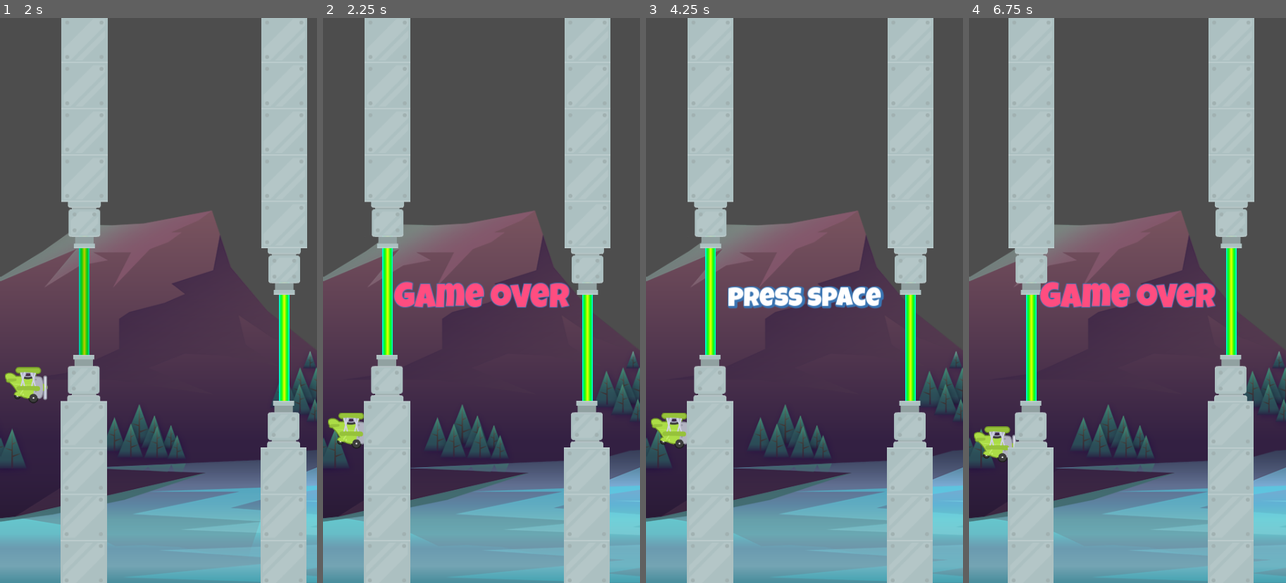
Above: before the commit, frames 1-4 (left to right).
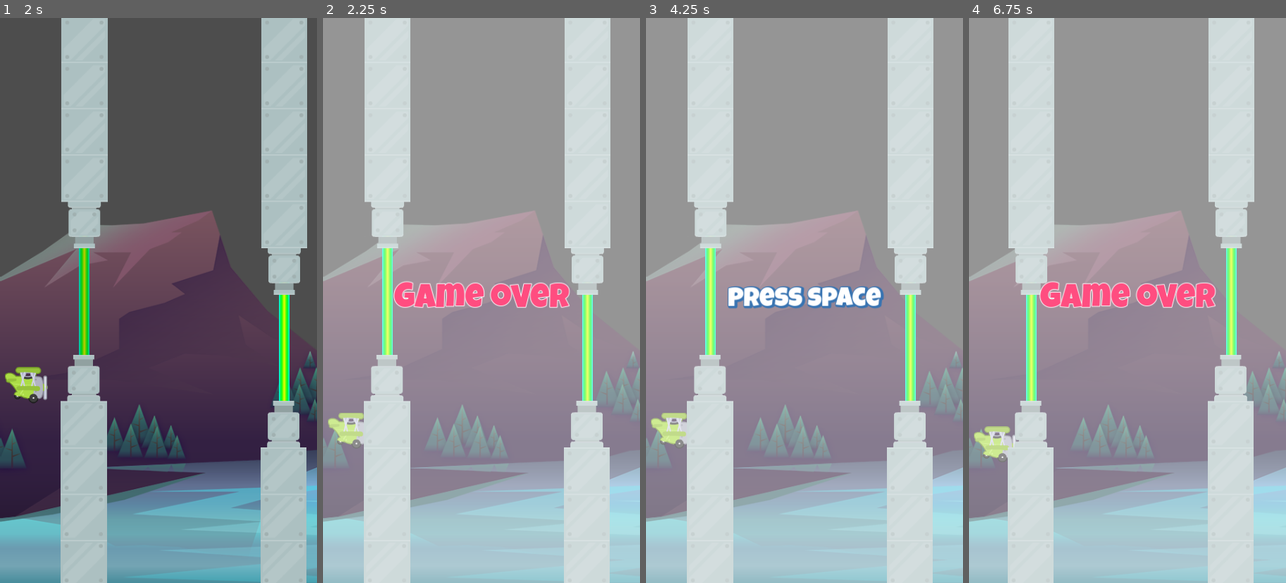
Above: after the commit, the same moments.

Repository: Danielle-Luz/Plane-game
Game: Godot game, scene res://scenes/game/game.tscn
Same seed, same stepped clock (60 frames per second), same inputs: the game is played once before the commit and once after it.
Inputs:
- Up to frame 1 (2 s): tap Enter (ui_accept) at 0.5, 0.77, 1.52 s; hold Up (ui_up) from 0.53 s (still down)
- Up to frame 2 (2.25 s): release Up (ui_up) at 2.03 s
- Up to frame 3 (4.25 s): tap Enter (ui_accept) at 2.75, 3.02, 3.5, 3.77 s; hold Up (ui_up) from 2.78 s (still down)
- Up to frame 4 (6.75 s): tap Space at 4.25 s; release Up (ui_up) at 4.28 s; tap Enter (ui_accept) at 4.52, 6.02 s; hold Up (ui_up) 5.03-5.78 s

Frame 1 is identical in both runs. In frame 2, 99% of the frame differs, in the area x 0-100%, y 0-100%; in frame 3, 98%; in frame 4, 99%.

Commit message:
feat: added white background in game over screen

Diff:
--- a/scenes/game over/game_over.tscn
+++ b/scenes/game over/game_over.tscn
@@ -1,16 +1,17 @@
-[gd_scene load_steps=9 format=3 uid="uid://b7g2obnvr3rkp"]
+[gd_scene load_steps=10 format=3 uid="uid://b7g2obnvr3rkp"]
 
 [ext_resource type="Script" path="res://scenes/game over/game_over.gd" id="1_cppim"]
 [ext_resource type="FontFile" uid="uid://m23x42o1kn10" path="res://assets/fonts/LuckiestGuy-Regular.ttf" id="1_h6wjw"]
 [ext_resource type="LabelSettings" uid="uid://bnajqbpgiq5oq" path="res://scenes/texts/title_white.tres" id="2_1q35f"]
 [ext_resource type="AudioStream" uid="uid://braqf2h5gdkqi" path="res://assets/audio/game_over.wav" id="3_8taho"]
 
+[sub_resource type="CanvasTexture" id="CanvasTexture_6awif"]
+
 [sub_resource type="LabelSettings" id="LabelSettings_s1d8b"]
 font = ExtResource("1_h6wjw")
 font_size = 50
 font_color = Color(1, 0.301961, 0.501961, 1)
 outline_size = 4
-outline_color = Color(0.219465, 0.452552, 0.695684, 1)
 
 [sub_resource type="Animation" id="Animation_uxpmc"]
 resource_name = "hide_text"
@@ -82,6 +83,16 @@
 grow_vertical = 2
 script = ExtResource("1_cppim")
 
+[node name="TextureRect" type="TextureRect" parent="."]
+self_modulate = Color(1, 1, 1, 0.407843)
+layout_mode = 1
+anchors_preset = 15
+anchor_right = 1.0
+anchor_bottom = 1.0
+grow_horizontal = 2
+grow_vertical = 2
+texture = SubResource("CanvasTexture_6awif")
+
 [node name="GameOverLabel" type="Label" parent="."]
 layout_mode = 1
 anchors_preset = 14
@@ -111,14 +122,6 @@
 horizontal_alignment = 1
 vertical_alignment = 1
 
-[node name="TextureRect" type="TextureRect" parent="."]
-layout_mode = 1
-anchors_preset = 15
-anchor_right = 1.0
-anchor_bottom = 1.0
-grow_horizontal = 2
-grow_vertical = 2
-
 [node name="AnimationPlayer" type="AnimationPlayer" parent="."]
 libraries = {
 "": SubResource("AnimationLibrary_81m0l")
